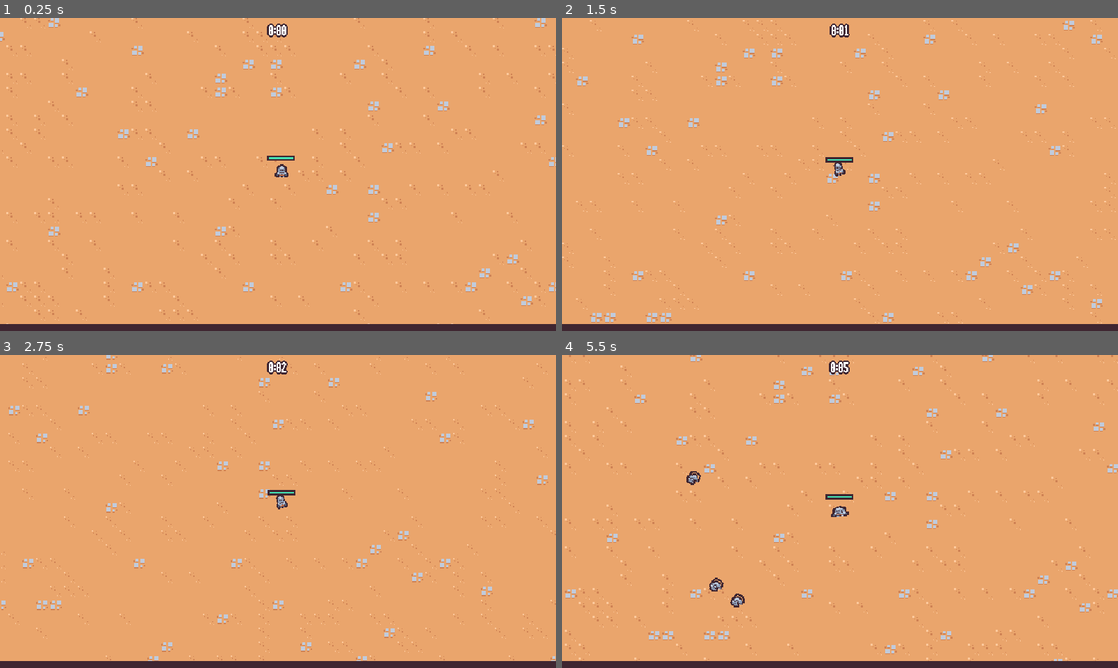
Above: before the commit, frames 1-4 (two rows, left to right).
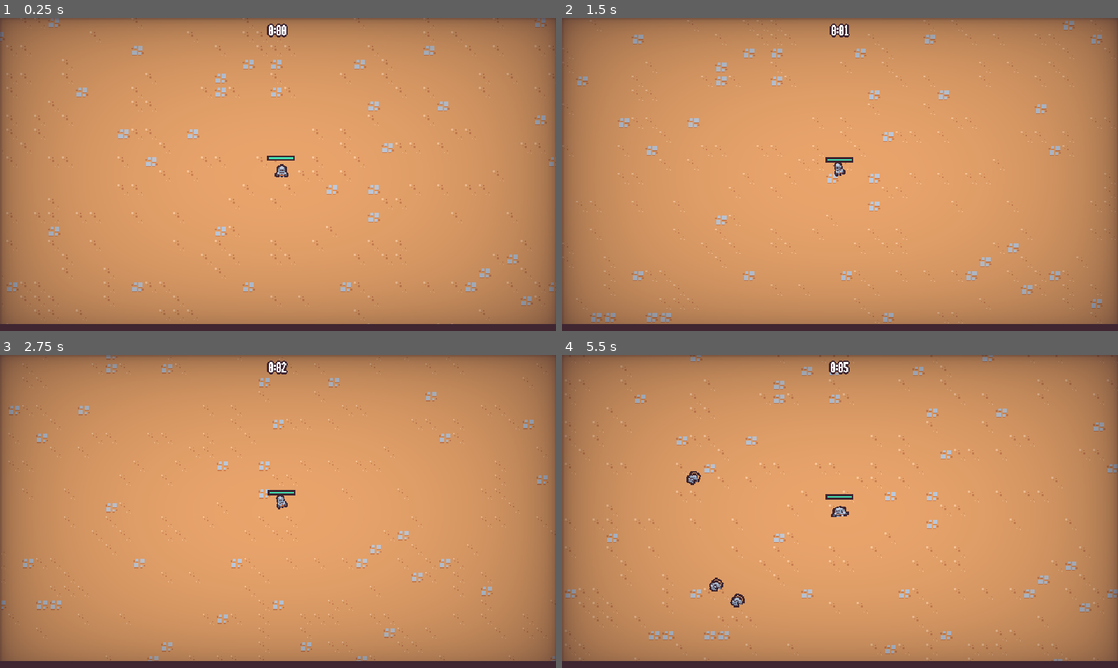
Above: after the commit, the same moments.

Repository: Yrainyw/2D-Survivors
Game: Godot game, scene res://Scenes/Main/Main.tscn
The game is run twice, just before and just after one commit, with the same random seed, the same clock (stepped at 60 frames per second) and the same inputs.
Inputs (mouse positions are in pixels of both pictures, inside the frame that each line leads up to):
- Up to frame 1 (0.25 s): no input
- Up to frame 2 (1.5 s): move the mouse to (962, 158) at 0.52 s; press the mouse at (962, 158) at 0.53 s; hold D (move_right) 0.53-1.28 s; move the mouse to (728, 190) at 1.27 s; release the mouse at (728, 190) at 1.28 s; hold S (move_down) from 1.28 s (still down); click (728, 190) at 1.35 s
- Up to frame 3 (2.75 s): move the mouse to (333, 442) at 2.02 s; release S (move_down) at 2.03 s; press the mouse at (333, 442) at 2.03 s; hold D (move_right) from 2.03 s (still down)
- Up to frame 4 (5.5 s): move the mouse to (812, 574) at 2.77 s; release D (move_right) at 2.78 s; release the mouse at (812, 574) at 2.78 s; hold W (move_up) 2.78-3.53 s; click (812, 574) at 2.85 s; move the mouse to (1006, 558) at 3.52 s; press the mouse at (1006, 558) at 3.53 s; hold A (move_left) 3.53-5.03 s; move the mouse to (673, 464) at 4.27 s; release the mouse at (673, 464) at 4.28 s; click (673, 464) at 4.35 s; move the mouse to (867, 511) at 5.02 s; press the mouse at (867, 511) at 5.03 s; hold S (move_down) from 5.03 s (still down)

The runs differ from the first frame. In frame 1, 51% of the frame differs, in the area x 0-100%, y 0-98%; in frame 2, 51%; in frame 3, 52%; in frame 4, 51%.

Commit message:
Adding a Vignette

Diff:
--- a/Scenes/AutoLoad/game_events.gd
+++ b/Scenes/AutoLoad/game_events.gd
@@ -2,6 +2,7 @@
 
 signal experience_vial_collected(number : float)
 signal ability_upgrade_added(upgrade : AbilityUpgrade, current_upgrades : Dictionary)
+signal player_damaged
 
 
 func emit_experience_vial_collected(number : float):
@@ -10,3 +11,7 @@
 
 func emit_ability_upgrade_added(upgrade : AbilityUpgrade, current_upgrades : Dictionary):
 	ability_upgrade_added.emit(upgrade, current_upgrades)
+
+
+func emit_player_damage():
+	player_damaged.emit()
--- a/Scenes/GameObjects/Player/Player.gd
+++ b/Scenes/GameObjects/Player/Player.gd
@@ -78,6 +78,7 @@
 
 
 func on_health_changed():
+	GameEvents.emit_player_damage()
 	update_health_display()
 
 
--- a/Scenes/Main/Main.tscn
+++ b/Scenes/Main/Main.tscn
@@ -7,6 +7,7 @@
 [ext_resource type="PackedScene" uid="uid://bro4104jjdpuy" path="res://Scenes/Manager/arena_time_manager.tscn" id="2_evqh8"]
 [ext_resource type="PackedScene" uid="uid://djd602pb11rm1" path="res://Scenes/UI/end_screen.tscn" id="2_gmhgv"]
 [ext_resource type="PackedScene" uid="uid://c6jl7lahg0gt0" path="res://Scenes/UI/experience_bar.tscn" id="3_c7qqg"]
+[ext_resource type="PackedScene" uid="uid://djcee7yvkg8q2" path="res://Scenes/UI/vignettes.tscn" id="3_wg557"]
 [ext_resource type="PackedScene" uid="uid://dqjrwkjc542h8" path="res://Scenes/Manager/experience_manager.tscn" id="4_i6byl"]
 [ext_resource type="PackedScene" uid="uid://b56yewiuv6joh" path="res://Scenes/Manager/enemy_manager.tscn" id="4_vmmma"]
 [ext_resource type="PackedScene" uid="uid://d3dxlu7am3ke5" path="res://Scenes/Manager/upgrade_manager.tscn" id="5_rc18x"]
@@ -15,6 +16,8 @@
 [node name="Main" type="Node"]
 script = ExtResource("1_1t6gd")
 end_screen_scene = ExtResource("2_gmhgv")
+
+[node name="Vignettes" parent="." instance=ExtResource("3_wg557")]
 
 [node name="GameCamera" parent="." instance=ExtResource("1_6eiq3")]
 
--- a/Scenes/UI/end_screen.tscn
+++ b/Scenes/UI/end_screen.tscn
@@ -1,6 +1,21 @@
 [gd_scene load_steps=6 format=3 uid="uid://djd602pb11rm1"]
 
 [ext_resource type="Script" path="res://Scenes/UI/end_screen.gd" id="1_38h8l"]
+
+[sub_resource type="Animation" id="Animation_g11qy"]
+length = 0.001
+tracks/0/type = "value"
+tracks/0/imported = false
+tracks/0/enabled = true
+tracks/0/path = NodePath("ColorRect:modulate")
+tracks/0/interp = 1
+tracks/0/loop_wrap = true
+tracks/0/keys = {
+"times": PackedFloat32Array(0),
+"transitions": PackedFloat32Array(1),
+"update": 0,
+"values": [Color(1, 1, 1, 1)]
+}
 
 [sub_resource type="Animation" id="Animation_355gd"]
 resource_name = "in"
@@ -17,21 +32,6 @@
 "transitions": PackedFloat32Array(1, 1),
 "update": 0,
 "values": [Color(1, 1, 1, 0), Color(1, 1, 1, 1)]
-}
-
-[sub_resource type="Animation" id="Animation_g11qy"]
-length = 0.001
-tracks/0/type = "value"
-tracks/0/imported = false
-tracks/0/enabled = true
-tracks/0/path = NodePath("ColorRect:modulate")
-tracks/0/interp = 1
-tracks/0/loop_wrap = true
-tracks/0/keys = {
-"times": PackedFloat32Array(0),
-"transitions": PackedFloat32Array(1),
-"update": 0,
-"values": [Color(1, 1, 1, 1)]
 }
 
 [sub_resource type="Animation" id="Animation_m2hq2"]
--- /dev/null
+++ b/Scenes/UI/vignettes.gd
@@ -0,0 +1,9 @@
+extends CanvasLayer
+
+
+func _ready():
+	GameEvents.player_damaged.connect(on_player_damaged)
+
+
+func on_player_damaged():
+	$AnimationPlayer.play("hit")
--- /dev/null
+++ b/Scenes/UI/vignettes.gdshader
@@ -0,0 +1,20 @@
+shader_type canvas_item;
+
+uniform float vignette_intensity = 0.4;
+uniform float vignette_opacity : hint_range(0.0, 1.0) = 0.5;
+uniform vec4 vignette_rgb : source_color = vec4(0.0, 0.0, 0.0, 1.0);
+
+float vignette(vec2 uv){
+	uv *= 1.0 - uv.xy;
+	float vignette = uv.x * uv.y * 15.0;
+	return pow(vignette, vignette_intensity * vignette_opacity);
+}
+
+void fragment(){
+	vec4 text = texture(TEXTURE, UV);
+
+	text.rgba *= (vignette_rgb.rgba);
+	text.rgba *= (1.0 - vignette(UV));
+
+	COLOR = vec4((text.rgb),text.a);
+}
--- /dev/null
+++ b/Scenes/UI/vignettes.tscn
@@ -0,0 +1,90 @@
+[gd_scene load_steps=7 format=3 uid="uid://djcee7yvkg8q2"]
+
+[ext_resource type="Script" path="res://Scenes/UI/vignettes.gd" id="1_gk1ek"]
+[ext_resource type="Shader" path="res://Scenes/UI/vignettes.gdshader" id="1_r1jqa"]
+
+[sub_resource type="Animation" id="Animation_p6mnw"]
+resource_name = "hit"
+length = 0.4
+step = 0.05
+tracks/0/type = "value"
+tracks/0/imported = false
+tracks/0/enabled = true
+tracks/0/path = NodePath("ColorRect:material:shader_parameter/vignette_intensity")
+tracks/0/interp = 2
+tracks/0/loop_wrap = true
+tracks/0/keys = {
+"times": PackedFloat32Array(0, 0.05, 0.4),
+"transitions": PackedFloat32Array(1, 2.46229, 1),
+"update": 0,
+"values": [0.682, 2.6, 0.682]
+}
+tracks/1/type = "value"
+tracks/1/imported = false
+tracks/1/enabled = true
+tracks/1/path = NodePath("ColorRect:material:shader_parameter/vignette_rgb")
+tracks/1/interp = 2
+tracks/1/loop_wrap = true
+tracks/1/keys = {
+"times": PackedFloat32Array(0, 0.05, 0.4),
+"transitions": PackedFloat32Array(2.46229, 2.46229, 2.46229),
+"update": 0,
+"values": [Color(0.247059, 0.14902, 0.192157, 1), Color(0.909804, 0.270588, 0.215686, 1), Color(0.247059, 0.14902, 0.192157, 1)]
+}
+
+[sub_resource type="Animation" id="Animation_ls44a"]
+length = 0.001
+tracks/0/type = "value"
+tracks/0/imported = false
+tracks/0/enabled = true
+tracks/0/path = NodePath("ColorRect:material:shader_parameter/vignette_intensity")
+tracks/0/interp = 1
+tracks/0/loop_wrap = true
+tracks/0/keys = {
+"times": PackedFloat32Array(0),
+"transitions": PackedFloat32Array(1),
+"update": 0,
+"values": [0.682]
+}
+tracks/1/type = "value"
+tracks/1/imported = false
+tracks/1/enabled = true
+tracks/1/path = NodePath("ColorRect:material:shader_parameter/vignette_rgb")
+tracks/1/interp = 1
+tracks/1/loop_wrap = true
+tracks/1/keys = {
+"times": PackedFloat32Array(0),
+"transitions": PackedFloat32Array(1),
+"update": 0,
+"values": [Color(0.247059, 0.14902, 0.192157, 1)]
+}
+
+[sub_resource type="AnimationLibrary" id="AnimationLibrary_c35ku"]
+_data = {
+"RESET": SubResource("Animation_ls44a"),
+"hit": SubResource("Animation_p6mnw")
+}
+
+[sub_resource type="ShaderMaterial" id="ShaderMaterial_63agw"]
+shader = ExtResource("1_r1jqa")
+shader_parameter/vignette_intensity = 0.682
+shader_parameter/vignette_opacity = 0.2
+shader_parameter/vignette_rgb = Color(0.247059, 0.14902, 0.192157, 1)
+
+[node name="Vignettes" type="CanvasLayer"]
+script = ExtResource("1_gk1ek")
+
+[node name="AnimationPlayer" type="AnimationPlayer" parent="."]
+libraries = {
+"": SubResource("AnimationLibrary_c35ku")
+}
+
+[node name="ColorRect" type="ColorRect" parent="."]
+material = SubResource("ShaderMaterial_63agw")
+anchors_preset = 15
+anchor_right = 1.0
+anchor_bottom = 1.0
+grow_horizontal = 2
+grow_vertical = 2
+size_flags_horizontal = 0
+mouse_filter = 2
Not shown: 1 places in Scenes/Main/Main.tscn that only renumber resources
